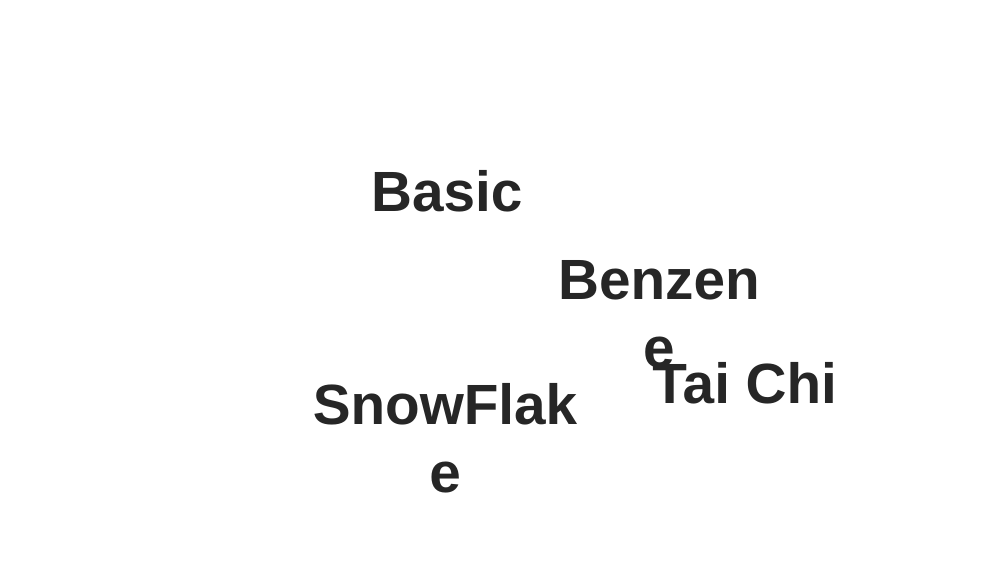
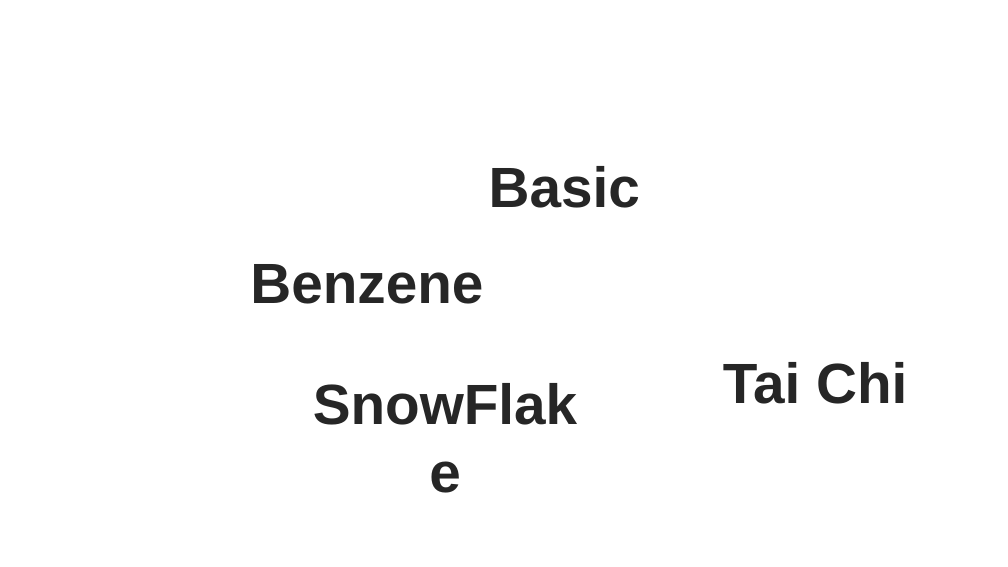
Before and after one commit to SNUGDC/Hextris, a slide deck: slide 9 of Hextris 아트 리소스.pptx. Drawn at 1008x567 pixels with LibreOffice and Linux fonts; fonts in the diff are those of the drawing. Boxes give left, top, right and bottom in pixels: in the first picture for what was removed or moved away, otherwise in the second. Text is boxed around its words. In the diff, an @@ line names an element or a change of style, - is before the commit and + after.

```diff
--- a/Hextris 아트 리소스.pptx
+++ b/Hextris 아트 리소스.pptx
@@ text "Basic": place and size @@
-text "Basic" at [371, 170, 522, 212]
+text "Basic" at [489, 166, 640, 208]
@@ text "Benzene" rewrapped from [542, 239, 776, 315] to [250, 264, 483, 304] @@
@@ text "Tai Chi" rewrapped from [652, 358, 837, 404] to [723, 362, 907, 404] @@
```
Also in this commit, not shown: 1 slide added, 27 other files.
